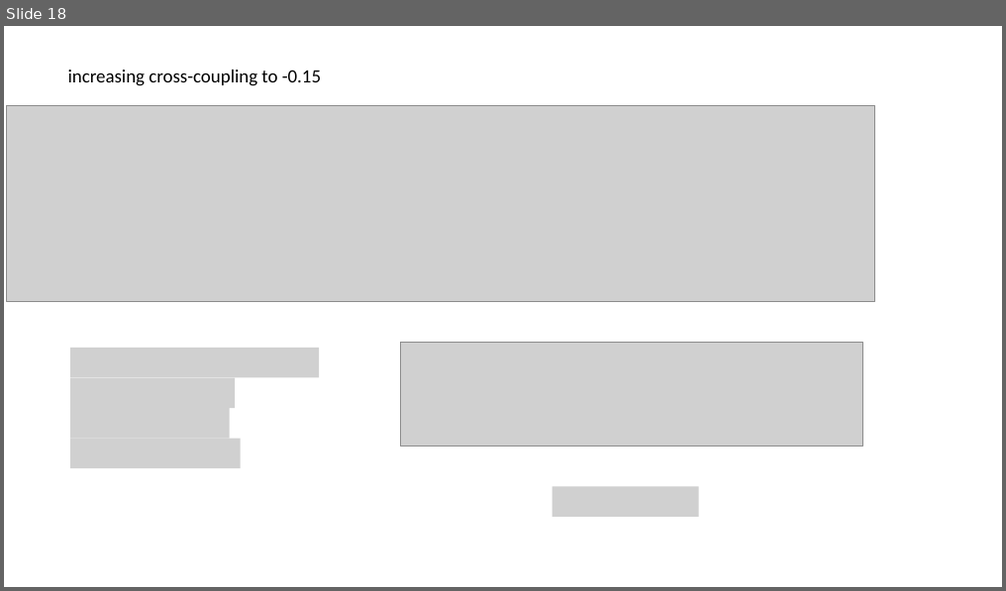
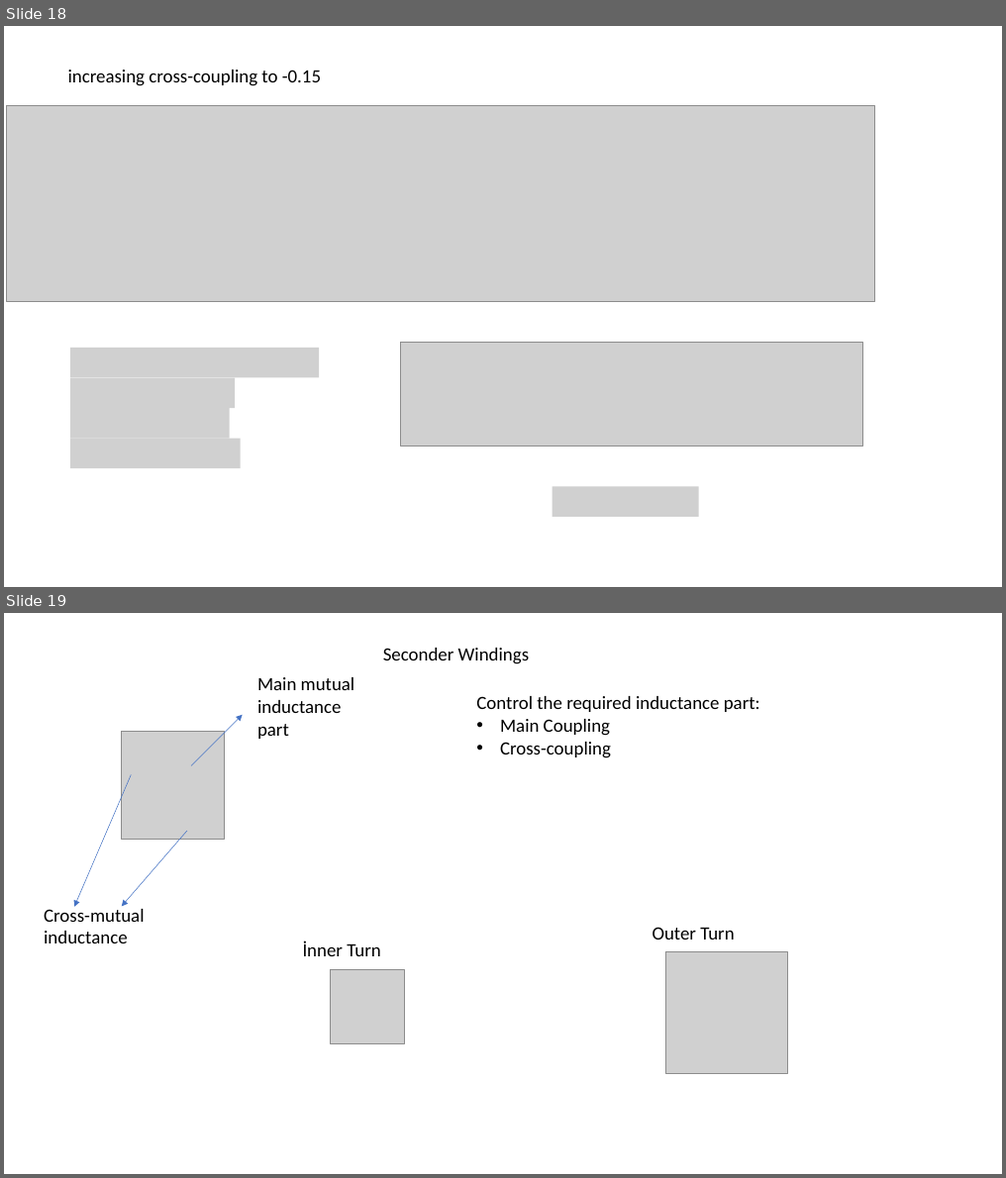
Before and after one commit to EnesAyaz/Studies, a slide deck: Reports/WPT/Inductance_matrix_real.pptx. Shown one above the other, each under a label of ours: slide 18 before the commit, slides 18 and 19 after it. The pictures are 1006x591 and 1006x1178 pixels, drawn with LibreOffice and Linux fonts; fonts in the diff are those of the drawing; grey boxes stand for pictures. Boxes give left, top, right and bottom in pixels: in the first picture for what was removed or moved away, otherwise in the second. Text is boxed around its words. In the diff, an @@ line names an element or a change of style, - is before the commit and + after.

Commit message:
Seconder inductance analysis to compensate defficient inductance
Winding inner or outer turn, winding outer turn while removing a inner turn

```diff
--- a/Reports/WPT/Inductance_matrix_real.pptx
+++ b/Reports/WPT/Inductance_matrix_real.pptx
@@ slide 19 added at (x1=4, y1=613, x2=1002, y2=1174), background #FFFFFF @@
@@ text added at (x1=383, y1=648, x2=529, y2=664), 18 pt, text #000000 @@
+Seconder Windings
@@ text added at (x1=257, y1=677, x2=355, y2=739), 18 pt, text #000000 @@
+Main mutual inductance part
@@ text added at (x1=476, y1=696, x2=760, y2=759), 18 pt, text #000000 @@
+Control the required inductance part:
+• Main Coupling
+• Cross-coupling
@@ picture added at (x1=122, y1=731, x2=225, y2=839) @@
@@ arrow added from (191, 765) to (242, 715), #4472C4 0.5 pt @@
@@ arrow added from (132, 774) to (74, 907), #4472C4 0.5 pt @@
@@ arrow added from (187, 831) to (122, 906), #4472C4 0.5 pt @@
@@ text added at (x1=44, y1=906, x2=144, y2=944), 18 pt, text #000000 @@
+Cross-mutual inductance
@@ text added at (x1=652, y1=927, x2=734, y2=940), 18 pt, text #000000 @@
+Outer Turn
@@ text added at (x1=303, y1=941, x2=380, y2=957), 18 pt, text #000000 @@
+İnner Turn
@@ picture added at (x1=665, y1=953, x2=788, y2=1074) @@
@@ picture added at (x1=330, y1=969, x2=404, y2=1044) @@
```
Also in this commit, not shown: 2 slides changed, 2 other slides added, 1 other file.
